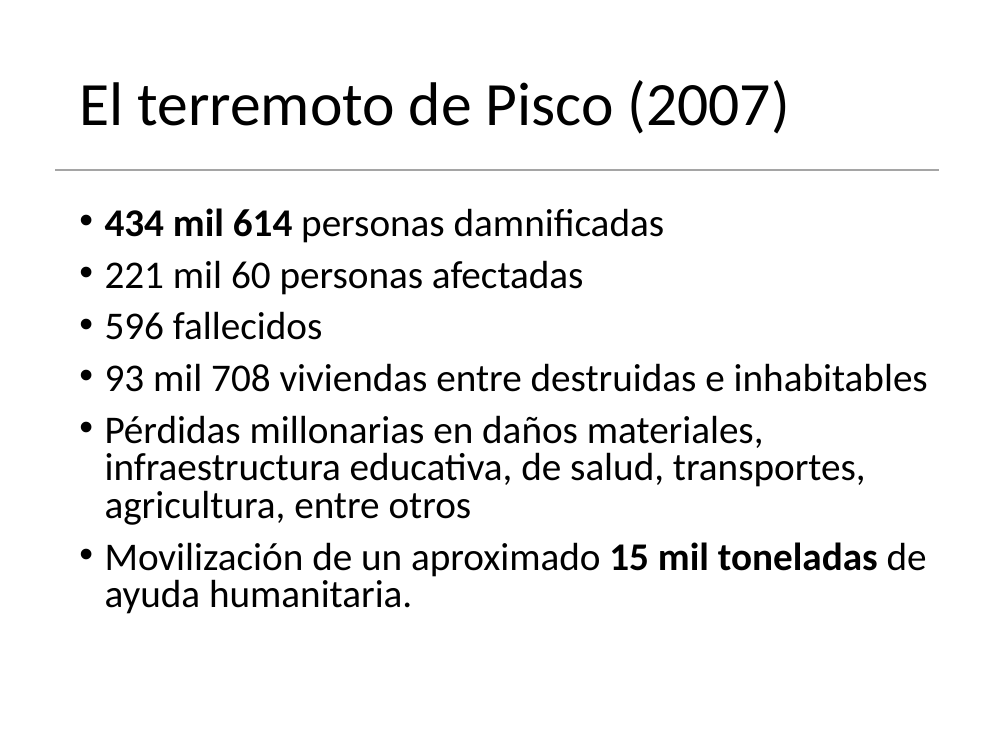
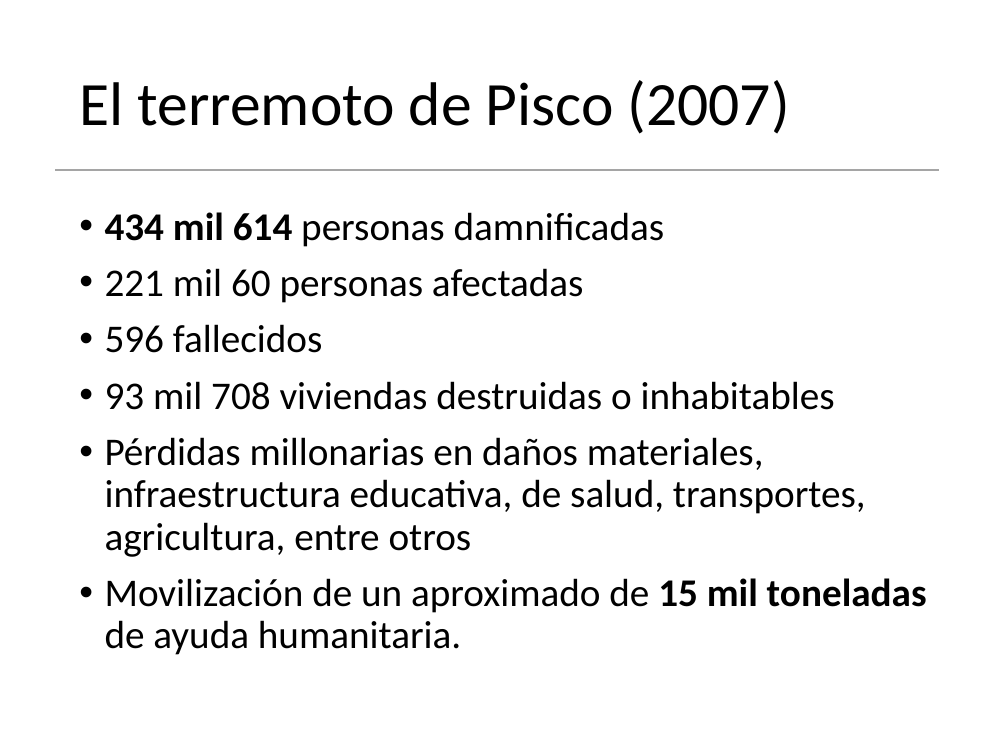
Before and after one commit to Robert-Aduviri/optimizacion-heladas-friaje, a slide deck: slide 5 of documentos/Presentación - Semana 2.pptx. Drawn at 1008x756 pixels with LibreOffice and Linux fonts; fonts in the diff are those of the drawing. Boxes give left, top, right and bottom in pixels: in the first picture for what was removed or moved away, otherwise in the second. Text is boxed around its words. In the diff, an @@ line names an element or a change of style, - is before the commit and + after.

Commit message:
Update slides

```diff
--- a/documentos/Presentación - Semana 2.pptx
+++ b/documentos/Presentación - Semana 2.pptx
@@ text at box(105, 212, 866, 557): line spacing 0.8 to 0.9 @@
@@ text at box(105, 381, 835, 410): text changed @@
-• 93 mil 708 viviendas entre destruidas e inhabitables
+• 93 mil 708 viviendas destruidas o inhabitables
@@ text at box(105, 578, 927, 655): text changed @@
-• Movilización de un aproximado 15 mil toneladas de ayuda humanitaria.
+• Movilización de un aproximado de 15 mil toneladas de ayuda humanitaria.
```
Also in this commit, not shown: 1 other slide changed, 2 slides added, 1 slide removed, 2 other files.
